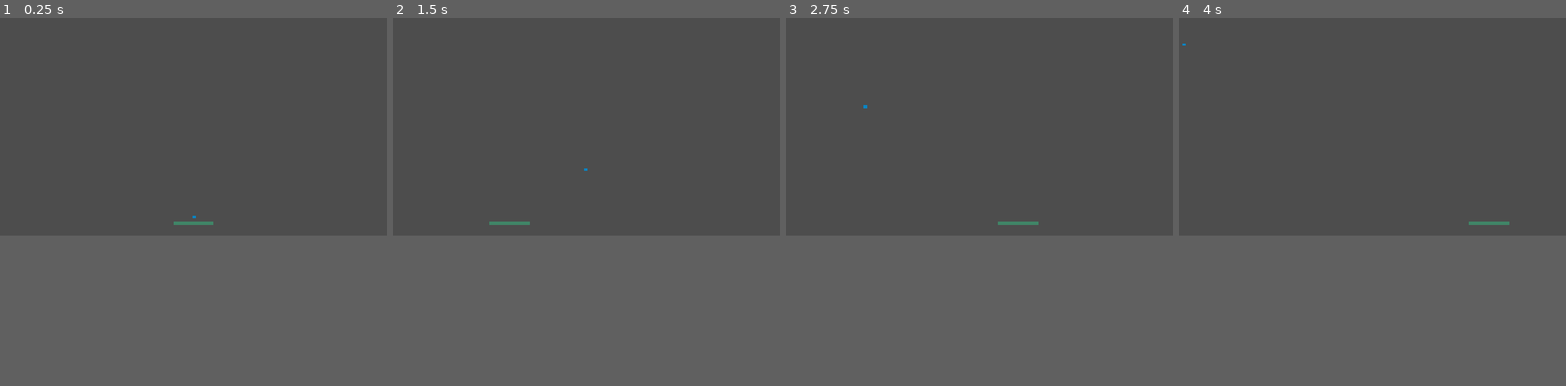
Above: before the commit, frames 1-4 (left to right).
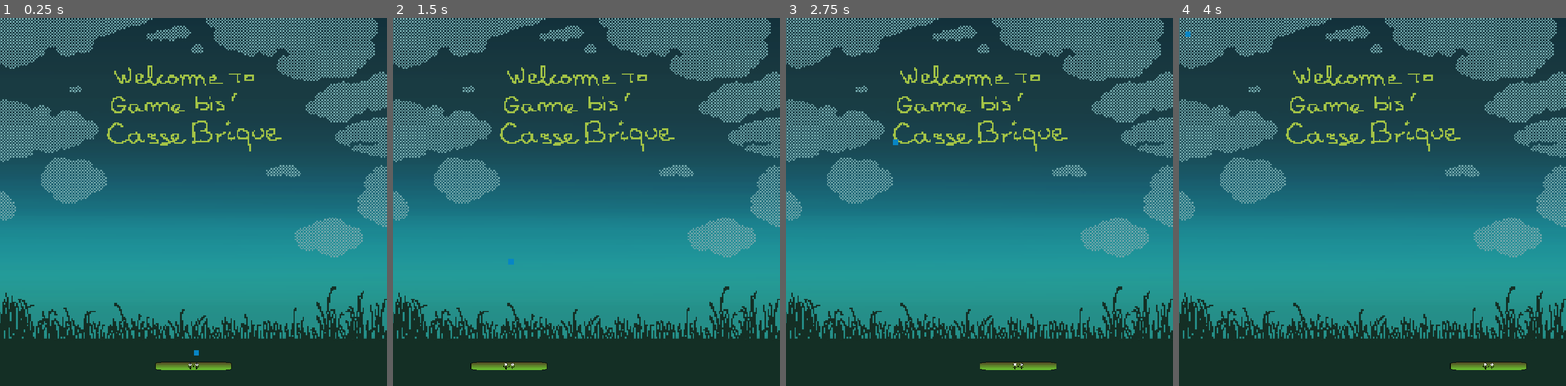
Above: after the commit, the same moments.

Repository: Antoine-Flo/gamebis_breakout
Game: Godot game, scene res://game.tscn
The game is run twice, just before and just after one commit, with the same random seed, the same clock (stepped at 60 frames per second) and the same inputs.
Inputs (mouse positions are in pixels of both pictures, inside the frame that each line leads up to):
- Up to frame 1 (0.25 s): no input
- Up to frame 2 (1.5 s): tap Enter at 0.5 s; move the mouse to (671, 117) at 0.52 s; press the mouse at (671, 117) at 0.53 s; tap Space (ui_select) at 0.77, 1.25 s; move the mouse to (509, 139) at 1.27 s; release the mouse at (509, 139) at 1.28 s; click (509, 139) at 1.35 s
- Up to frame 3 (2.75 s): tap Space (ui_select) at 1.52 s; tap Enter at 2 s; move the mouse to (1018, 80) at 2.02 s; press the mouse at (1018, 80) at 2.03 s
- Up to frame 4 (4 s): move the mouse to (1353, 168) at 2.77 s; release the mouse at (1353, 168) at 2.78 s; click (1353, 168) at 2.85 s; tap Space (ui_select) at 3.02, 3.5, 3.77 s; move the mouse to (1488, 157) at 3.52 s; press the mouse at (1488, 157) at 3.53 s
In our replay, the window is 800x450 before the commit and 800x761 after it. These sizes can differ from the game's own. Grey fills any space a smaller window leaves; there, only what the larger window draws over its background counts as a difference.

The runs differ from the first frame. In frame 1, 84% of the frame differs, in the area x 0-100%, y 0-96%; in frame 2, 84%; in frame 3, 84%; in frame 4, 84%.

Commit message:
added art

Diff:
--- a/Player/player.tscn
+++ b/Player/player.tscn
@@ -1,16 +1,10 @@
 [gd_scene format=3 uid="uid://c54atpjxc1bj4"]
 
 [ext_resource type="Script" uid="uid://j24280klxll8" path="res://Player/player.gd" id="1_l8h54"]
+[ext_resource type="Texture2D" uid="uid://b43hp5d8okd5a" path="res://Assets/Barre1_normal.png" id="2_4ntmi"]
 
 [sub_resource type="RectangleShape2D" id="RectangleShape2D_fih1l"]
 size = Vector2(200, 20)
-
-[sub_resource type="Gradient" id="Gradient_l8h54"]
-colors = PackedColorArray(0.24960001, 0.52, 0.40282667, 1, 0.24960001, 0.52, 0.40282667, 1)
-
-[sub_resource type="GradientTexture1D" id="GradientTexture1D_l8h54"]
-gradient = SubResource("Gradient_l8h54")
-width = 200
 
 [node name="Player" type="CharacterBody2D" unique_id=894211559]
 collision_layer = 2
@@ -21,5 +15,7 @@
 shape = SubResource("RectangleShape2D_fih1l")
 
 [node name="Sprite2D" type="Sprite2D" parent="." unique_id=68921801]
-scale = Vector2(1, 20)
-texture = SubResource("GradientTexture1D_l8h54")
+texture_filter = 1
+position = Vector2(0, -7.6293945e-06)
+scale = Vector2(1, 1.1000006)
+texture = ExtResource("2_4ntmi")
--- a/game.tscn
+++ b/game.tscn
@@ -4,28 +4,34 @@
 [ext_resource type="PackedScene" uid="uid://c54atpjxc1bj4" path="res://Player/player.tscn" id="1_feb5d"]
 [ext_resource type="PackedScene" uid="uid://ceclehtoul73n" path="res://Environment/wall.tscn" id="2_fc0e3"]
 [ext_resource type="PackedScene" uid="uid://drusiy482ckj7" path="res://Ball/ball.tscn" id="3_7jktm"]
+[ext_resource type="Texture2D" uid="uid://c7ii4w5jh8dyc" path="res://Assets/fond.png" id="5_7jktm"]
 
 [node name="Game" type="Node2D" unique_id=579378250]
 script = ExtResource("1_fc0e3")
 
+[node name="Sprite2D" type="Sprite2D" parent="." unique_id=1392165709]
+texture_filter = 1
+position = Vector2(505, 480)
+texture = ExtResource("5_7jktm")
+
 [node name="Player" parent="." unique_id=894211559 instance=ExtResource("1_feb5d")]
-position = Vector2(960, 1020)
+position = Vector2(500, 909)
 
 [node name="Terrain" type="Node2D" parent="." unique_id=2109803629]
 
 [node name="Wall" parent="Terrain" unique_id=1042554531 instance=ExtResource("2_fc0e3")]
-position = Vector2(955, -10)
+position = Vector2(457, 11)
 scale = Vector2(1.795, 1)
 
 [node name="Wall3" parent="Terrain" unique_id=1064644445 instance=ExtResource("2_fc0e3")]
-position = Vector2(-10, 535)
+position = Vector2(-4, 532)
 rotation = 1.5707964
 
 [node name="Wall4" parent="Terrain" unique_id=2044090781 instance=ExtResource("2_fc0e3")]
-position = Vector2(1930, 537)
+position = Vector2(1007, 525)
 rotation = 1.5707964
 
 [node name="Ball" parent="." unique_id=1475457921 instance=ExtResource("3_7jktm")]
-position = Vector2(962, 989)
+position = Vector2(508, 874)
 collision_layer = 4
 collision_mask = 3
--- a/project.godot
+++ b/project.godot
@@ -16,8 +16,8 @@
 
 [display]
 
-window/size/viewport_width=1920
-window/size/viewport_height=1080
+window/size/viewport_width=1010
+window/size/viewport_height=961
 window/stretch/mode="canvas_items"
 window/stretch/aspect="expand"
 
Binary file added: Assets/Barre1_bounce.png
Not shown, added: Assets/Barre1_bounce.png.import
Binary file added: Assets/Barre1_normal.png
Not shown, added: Assets/Barre1_normal.png.import
Binary file added: Assets/Barre2_bounce.png
Not shown, added: Assets/Barre2_bounce.png.import
Binary file added: Assets/Barre2_normal.png
Not shown, added: Assets/Barre2_normal.png.import
Binary file added: Assets/fond.png
Not shown, added: Assets/fond.png.import
Binary file added: Assets/inspi_fond_cb.png
Not shown, added: Assets/inspi_fond_cb.png.import
